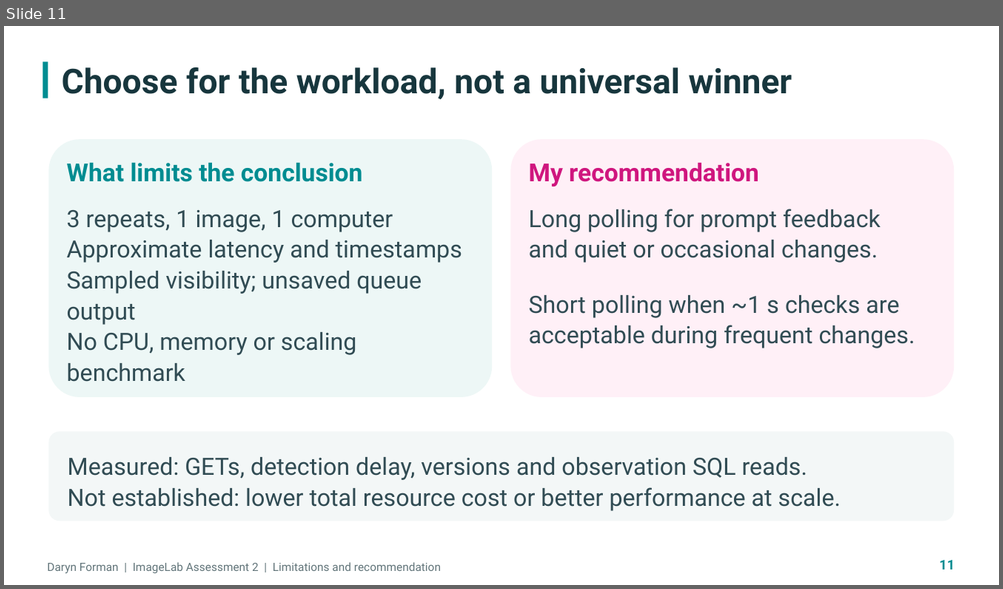
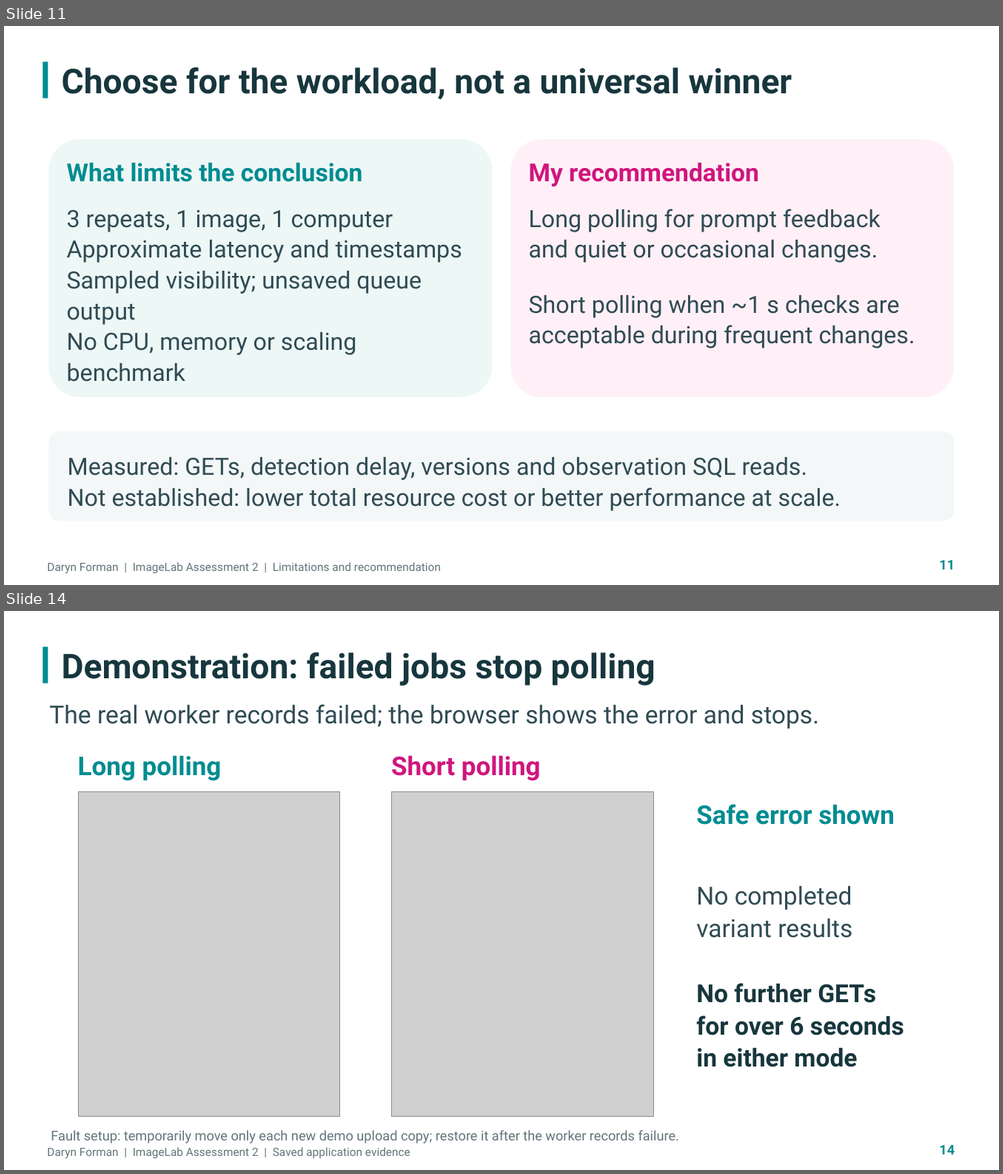
Before and after one commit to darynforman/worddoc, a slide deck: ImageLab_Assessment_2_Daryn_Forman.pptx. Shown one above the other, each under a label of ours: slide 11 before the commit, slides 11 and 14 after it; the slides between them are not shown. The pictures are 1003x589 and 1003x1174 pixels, drawn with LibreOffice and Linux fonts; fonts in the diff are those of the drawing; grey boxes stand for pictures. Boxes give left, top, right and bottom in pixels: in the first picture for what was removed or moved away, otherwise in the second. Text is boxed around its words. In the diff, an @@ line names an element or a change of style, - is before the commit and + after.

Commit message:
Add captured lifecycle demonstrations to presentation

```diff
--- a/ImageLab_Assessment_2_Daryn_Forman.pptx
+++ b/ImageLab_Assessment_2_Daryn_Forman.pptx
@@ slide 14 added at [4,611,999,1170], background #FFFFFF @@
@@ rectangle added at [42,647,48,684], fill #008C91 @@
@@ text added at [62,652,655,686], 33 pt, text #17363D, bold @@
+Demonstration: failed jobs stop polling
@@ text added at [49,704,819,729], 24 pt, text #304B53 @@
+The real worker records failed; the browser shows the error and stops.
@@ text added at [78,755,222,781], 25 pt, text #008C91, bold @@
+Long polling
@@ text added at [391,755,540,781], 25 pt, text #CF167E, bold @@
+Short polling
@@ picture added at [79,792,340,1117] @@
@@ picture added at [392,792,653,1117] @@
@@ text added at [696,804,894,825], 25 pt, text #008C91, bold @@
+Safe error shown
@@ text added at [696,886,852,938], 24 pt, text #304B53 @@
+No completed
+variant results
@@ text added at [696,983,904,1068], 24 pt, text #17363D, bold @@
+No further GETs
+for over 6 seconds
+in either mode
@@ text added at [51,1130,679,1144], 13 pt, text #62757A @@
+Fault setup: temporarily move only each new demo upload copy; restore it after the worker records failure.
@@ text added at [47,1147,410,1159], 11 pt, text #62757A @@
+Daryn Forman | ImageLab Assessment 2 | Saved application evidence
@@ text added at [939,1145,954,1155], 13 pt, text #008C91, bold @@
+14
```
Also in this commit, not shown: 1 slide changed, 2 other slides added.
